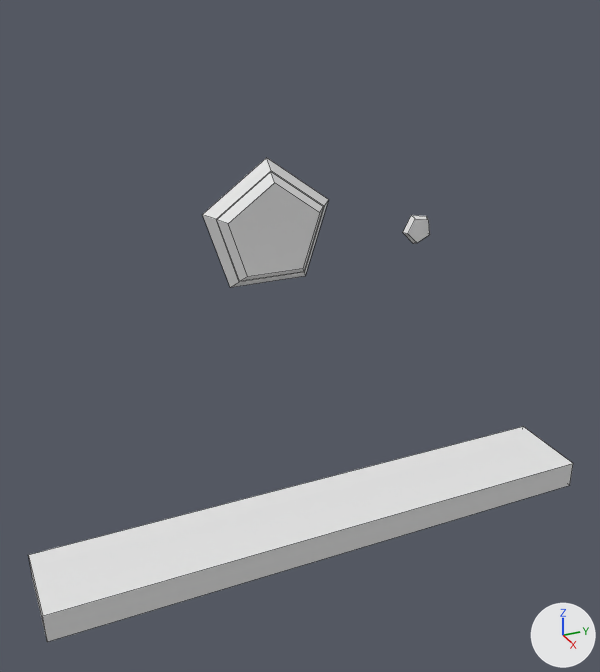
The Blender file Blockings.blend: old version first, new version second.
Rendered twice from a 50 mm camera at (7.56, -2.04, 3.54) aimed at (2.62, 0.19, 1.07). The axes (+X, +Y, +Z) are drawn at lower right. The lights are the same throughout. Mesh edges are drawn as thin lines.

The first picture shows 'Keyhole', 'KeyholeBackframe', 'WoodenPlane'.
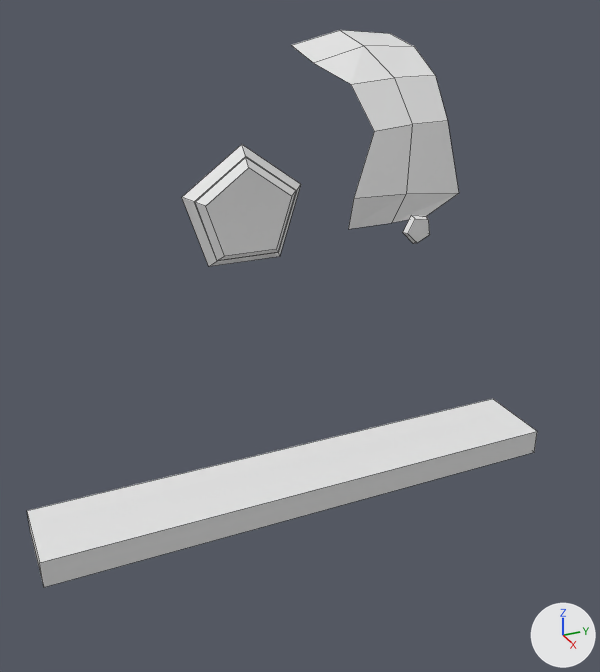
Commit message: Update: blocking of padding

Pixel boxes (x1, y1, x2, y2) of what changed, in the pictures (600 x 672 px):
```json
{"object": "WoodenPlane", "change": "moved", "before": [29, 427, 573, 642], "after": [27, 399, 537, 587]}
{"object": "Padding", "change": "added", "after": [292, 30, 459, 229]}
{"object": "Keyhole", "change": "moved", "before": [217, 172, 323, 281], "after": [195, 157, 295, 261]}
{"object": "KeyholeBackframe", "change": "moved", "before": [202, 158, 328, 288], "after": [182, 144, 301, 267]}
```

Edits to the scene script, one JSON object a line:
```json
{"op": "add", "block": "me_cylinder_004", "code": ["me_cylinder_004 = bpy.data.meshes.new('Cylinder.004')", "me_cylinder_004.from_pydata([(0.0, 0.288, 0.969), (0.0, -0.64, 0.912), (0.383, 0.297, 0.898), (0.383, -0.619, 0.812), (0.707, 0.307, 0.707), (0.707, -0.451, 0.681), (0.924, 0.306, 0.385), (0.924, -0.354, 0.357), (1.0, 0.416, -0.192), (1.0, -0.555, -0.128), (1.0, 0.112, -0.354), (0.924, -0.555, -0.395), (0.0, -0.2, 1.014), (0.383, -0.173, 0.924), (0.707, -0.07, 0.707), (0.924, -0.02, 0.383), (1.0, -0.085, -0.143), (0.961, -0.19, -0.381)], [], [(12, 1, 3, 13), (13, 3, 5, 14), (14, 5, 7, 15), (15, 7, 9, 16), (16, 9, 11, 17), (8, 16, 17, 10), (6, 15, 16, 8), (4, 14, 15, 6), (2, 13, 14, 4), (0, 12, 13, 2)])"]}
{"op": "set", "path": "ob_woodenplane.location", "old": "(3.402, 0.006, 0.078)", "new": "(2.931, 0.059, 0.078)"}
{"op": "set", "path": "ob_keyhole.location", "old": "(2.212, 0.039, 1.826)", "new": "(1.739, 0.039, 1.826)"}
{"op": "set", "path": "ob_keyholebackframe.location", "old": "(2.088, 0.039, 1.826)", "new": "(1.615, 0.039, 1.826)"}
{"op": "add", "block": "ob_padding", "code": ["ob_padding = bpy.data.objects.new('Padding', me_cylinder_004)", "ob_padding.location = (0.998, 1.475, 1.967)"]}
```
